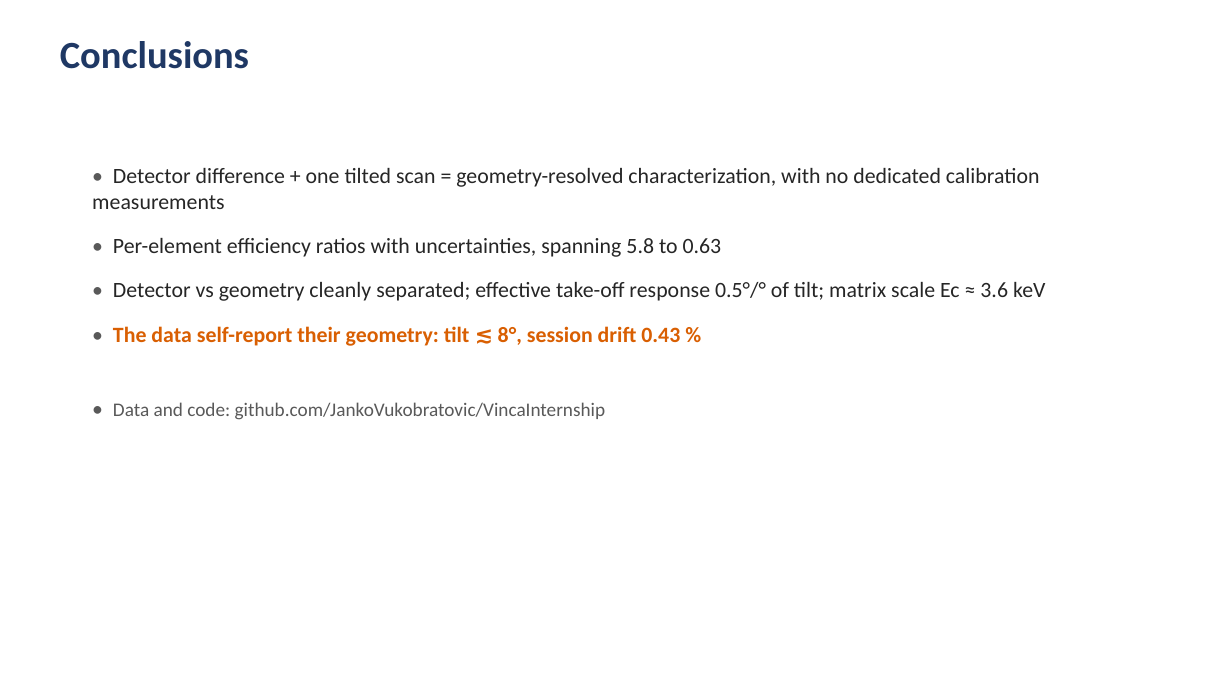
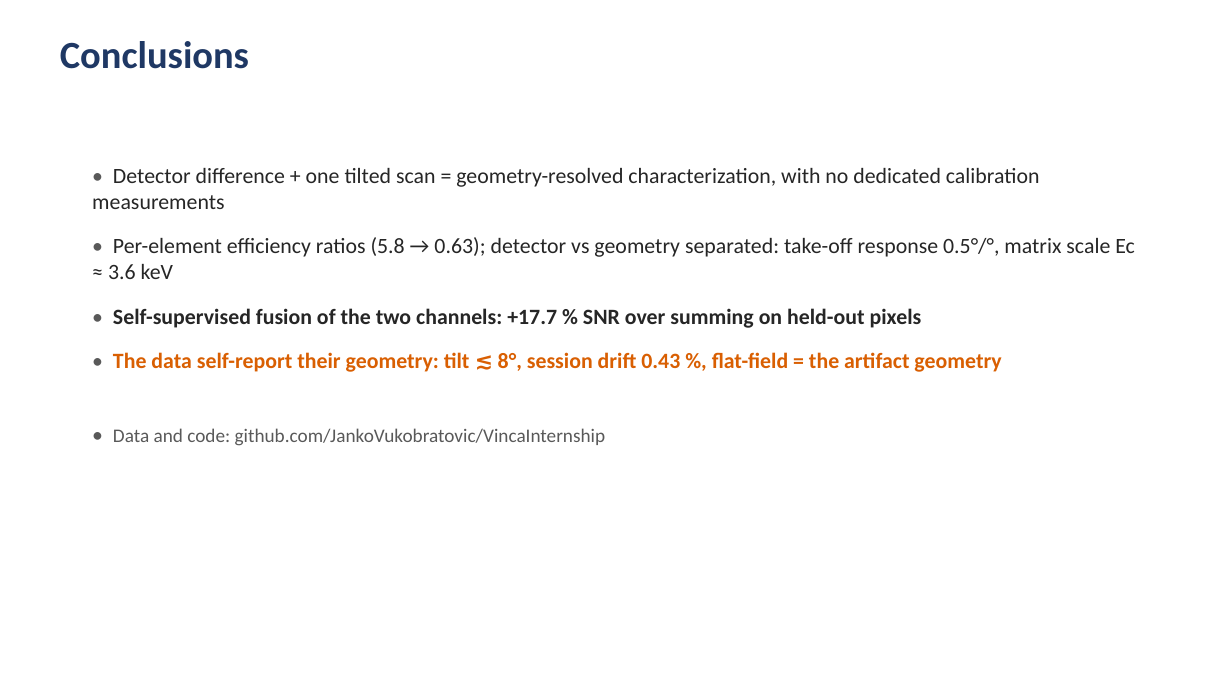
Before and after one commit to JankoVukobratovic/VincaInternship, a slide deck: slide 10 of presentation/dual_detector_talk.pptx. Drawn at 1232x693 pixels with LibreOffice and Linux fonts; fonts in the diff are those of the drawing. Boxes give left, top, right and bottom in pixels: in the first picture for what was removed or moved away, otherwise in the second. Text is boxed around its words. In the diff, an @@ line names an element or a change of style, - is before the commit and + after.

```diff
--- a/presentation/dual_detector_talk.pptx
+++ b/presentation/dual_detector_talk.pptx
@@ text at <box>108,237,1135,372</box>: text changed; bold on @@
-• Per-element efficiency ratios with uncertainties, spanning 5.8 to 0.63
-• Detector vs geometry cleanly separated; effective take-off response 0.5°/° of tilt; matrix scale Ec ≈ 3.6 keV
-• The data self-report their geometry: tilt ≲ 8°, session drift 0.43 %
+• Per-element efficiency ratios (5.8 → 0.63); detector vs geometry separated: take-off response 0.5°/°, matrix scale Ec ≈ 3.6 keV
+• Self-supervised fusion of the two channels: +17.7 % SNR over summing on held-out pixels
+• The data self-report their geometry: tilt ≲ 8°, session drift 0.43 %, flat-field = the artifact geometry
```
Also in this commit, not shown: 2 other slides changed, 1 slide added, 1 slide removed, 2 other files.
